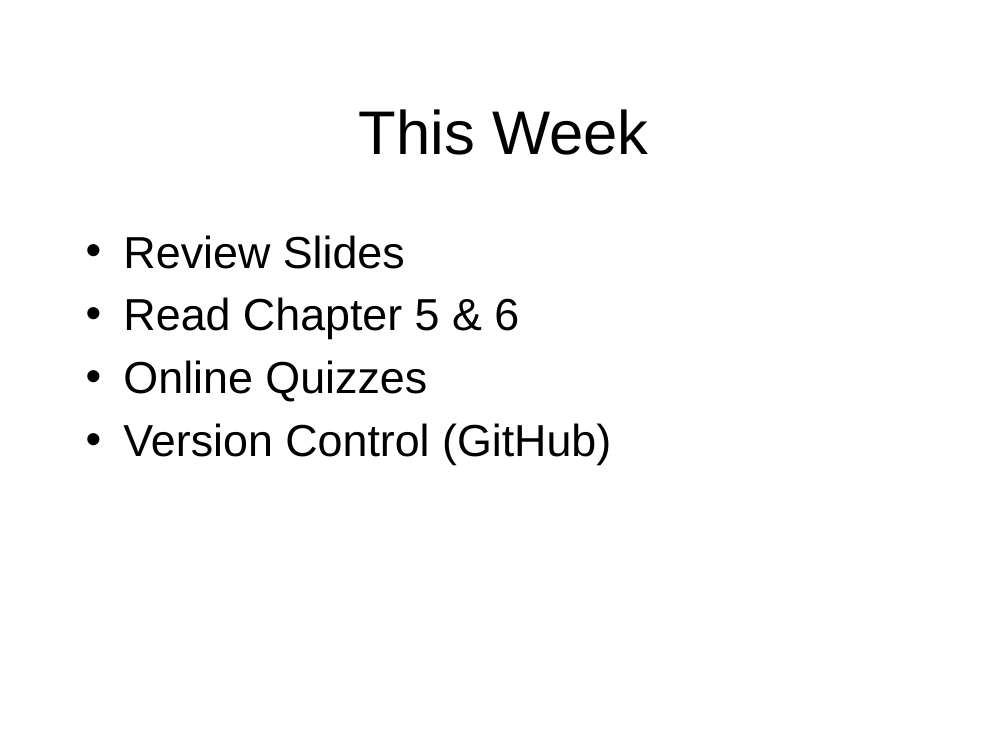
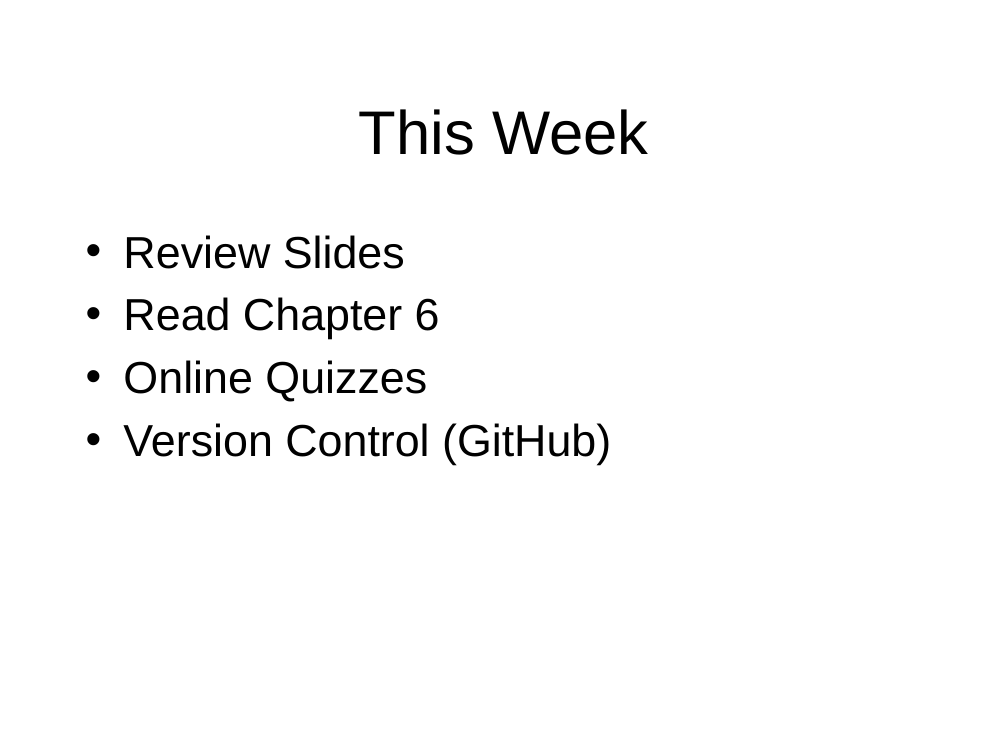
Before and after one commit to octaviordz/zjnu2017.github.io, a slide deck: slide 24 of OOAD/lectures/070--Notation.Part.2.pptx (slide 5 before the commit). Drawn at 1008x756 pixels with LibreOffice and Linux fonts; fonts in the diff are those of the drawing. Boxes give left, top, right and bottom in pixels: in the first picture for what was removed or moved away, otherwise in the second. Text is boxed around its words. In the diff, an @@ line names an element or a change of style, - is before the commit and + after.

```diff
--- a/OOAD/lectures/070--Notation.Part.2.pptx
+++ b/OOAD/lectures/070--Notation.Part.2.pptx
@@ text at (x1=123, y1=297, x2=440, y2=339): text changed @@
-• Read Chapter 5 & 6
+• Read Chapter 6
```
Also in this commit, not shown: 2 other slides changed, 20 slides added, 1 slide removed, 2 other files.
